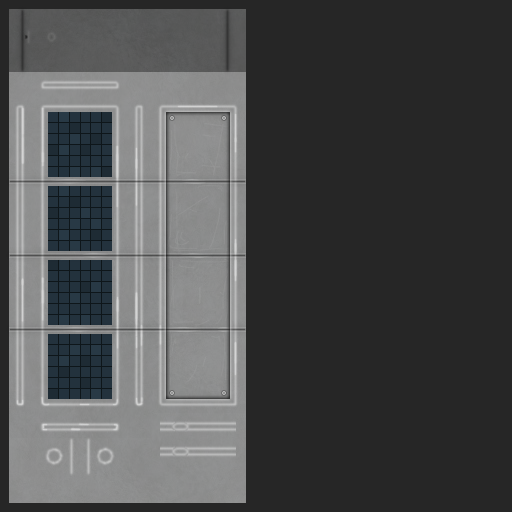
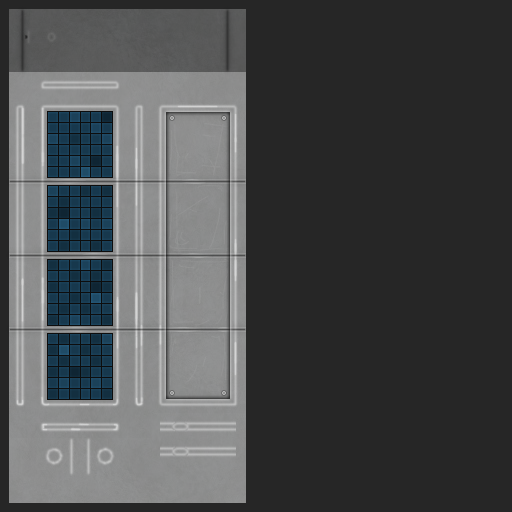
Layer changes from the first 512px x 512px image to the second:
painted on "cells" over (48, 112, 112, 399)
renamed "Layer 1 copy 3" to "Layer 1 copy 2", painted on it over (47, 111, 113, 400)
